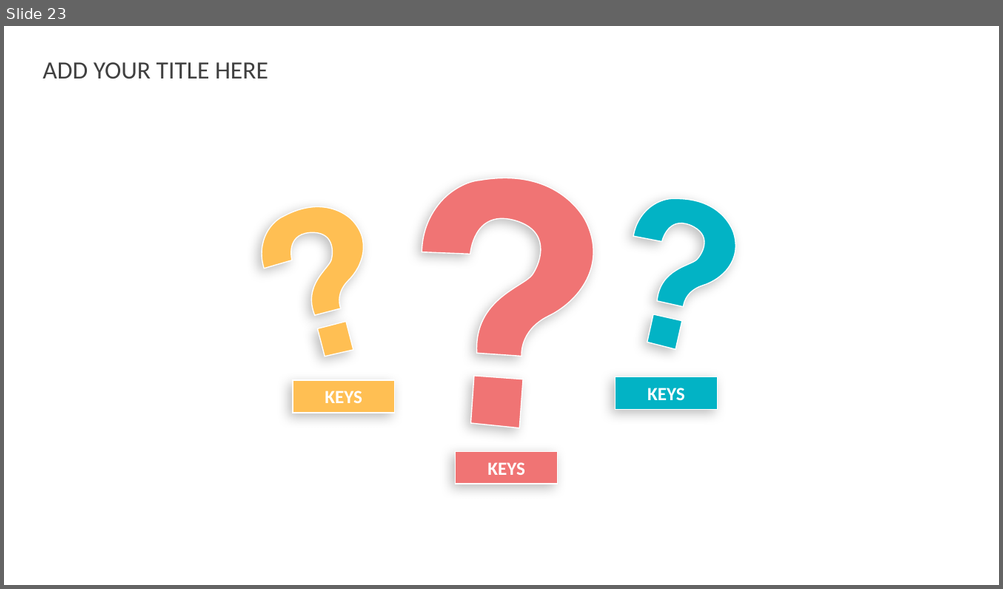
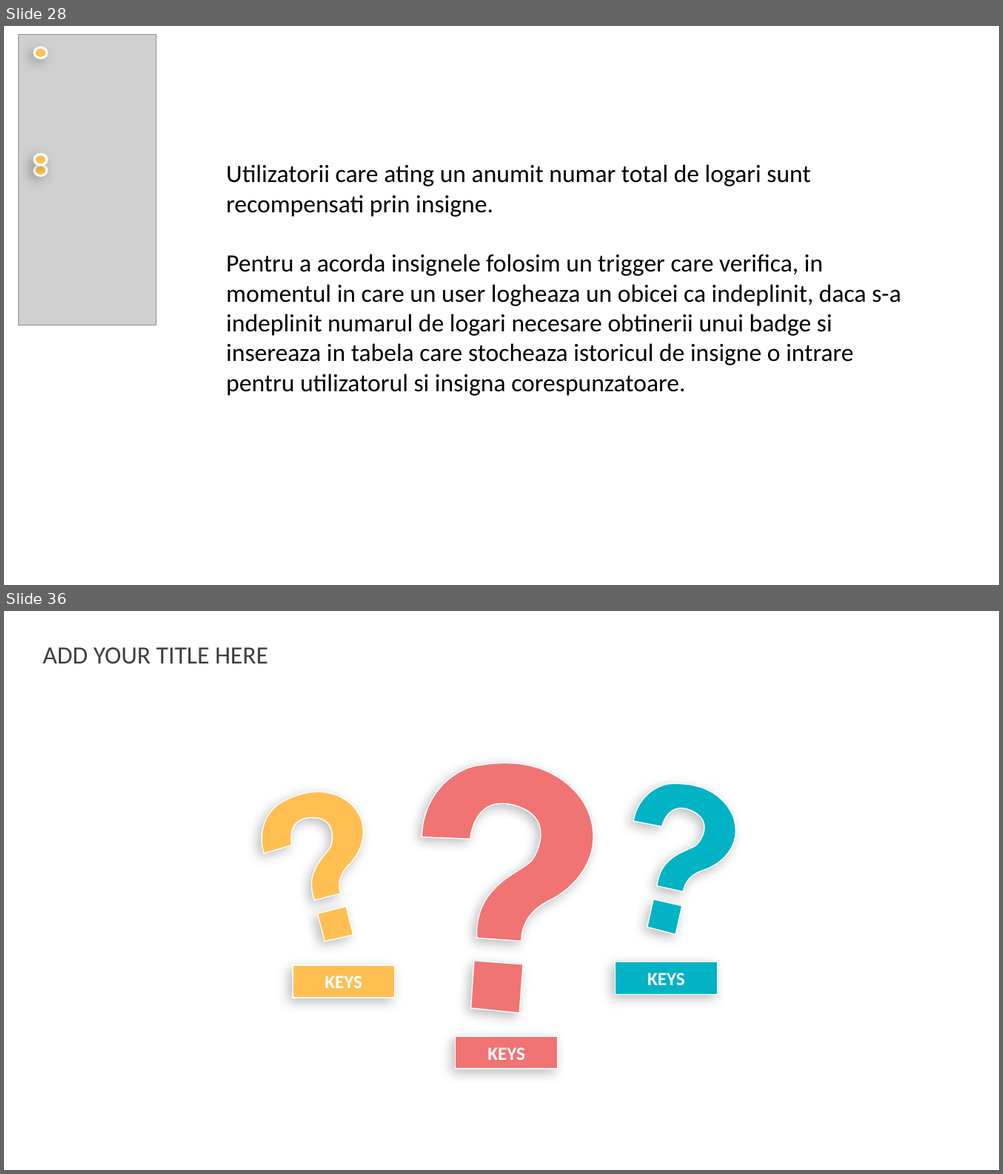
Before and after one commit to lia-ghita/ht, a slide deck: HabitTracker.pptx. Shown one above the other, each under a label of ours: slide 23 before the commit, slides 28 and 36 after it; the slides between them are not shown. The pictures are 1003x589 and 1003x1174 pixels, drawn with LibreOffice and Linux fonts; fonts in the diff are those of the drawing; grey boxes stand for pictures; background and template pictures are left out. Boxes give left, top, right and bottom in pixels: in the first picture for what was removed or moved away, otherwise in the second. Text is boxed around its words. In the diff, an @@ line names an element or a change of style, - is before the commit and + after.

```diff
--- a/HabitTracker.pptx
+++ b/HabitTracker.pptx
@@ slide 28 added at (x1=4, y1=26, x2=999, y2=585), background picture (left out) @@
@@ picture added at (x1=18, y1=34, x2=156, y2=325) @@
@@ ellipse added at (x1=34, y1=47, x2=47, y2=58), fill #FFBF53, outline #FFFFFF 2.25 pt @@
@@ ellipse added at (x1=34, y1=154, x2=47, y2=165), fill #FFBF53, outline #FFFFFF 2.25 pt @@
@@ ellipse added at (x1=34, y1=165, x2=47, y2=175), fill #FFBF53, outline #FFFFFF 2.25 pt @@
@@ text added at (x1=226, y1=164, x2=901, y2=396), 24 pt, text #000000 @@
+Utilizatorii care ating un anumit numar total de logari sunt recompensati prin insigne.
+Pentru a acorda insignele folosim un trigger care verifica, in momentul in care un user logheaza un obicei ca indeplinit, daca s-a indeplinit numarul de logari necesare obtinerii unui badge si insereaza in tabela care stocheaza istoricul de insigne o intrare pentru utilizatorul si insigna corespunzatoare.
@@ what was slide 23 is now slide 36 @@
```
Also in this commit, not shown: 3 slides changed, 18 other slides added, 23 slides removed.
